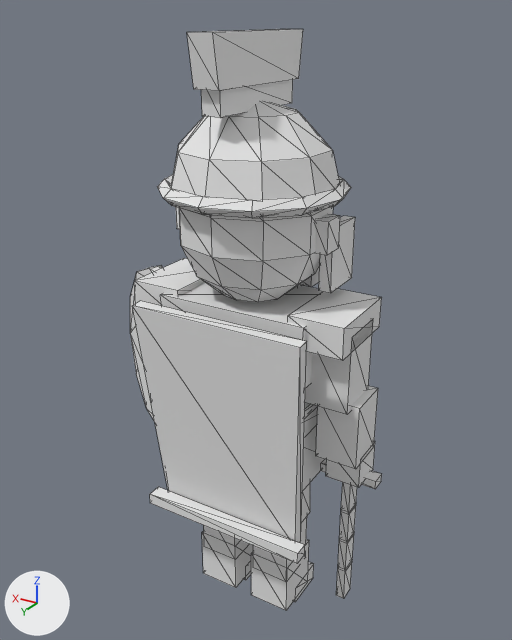
What one commit did to the glTF model sample_project/assets/3d/units/byzantines/swordsman.glb.
Camera for both pictures: a 50 mm lens placed at (-1.107, 1.834, 2.04), pointed at (0.041, -0.08, 1.083). Every picture has the same lights, and +X, +Y and +Z are marked at lower left. The older version comes first. Mesh edges are drawn as thin lines. Vertices at exactly the same position are counted once.

Before the edit, the objects in view are built like this:
```python
me_body = bpy.data.meshes.new('Body')
me_body.from_pydata(...)  # 509 vertices, 834 faces; spans x -0.45..0.67, y -0.29..0.29, z 0.0..2.0
me_body.materials.append(mat_pe_unitpalette)  # white #e7e7e7
ob_body = bpy.data.objects.new('Body', me_body)
ob_body.location = (0.0, 0.0, 0.0)
```
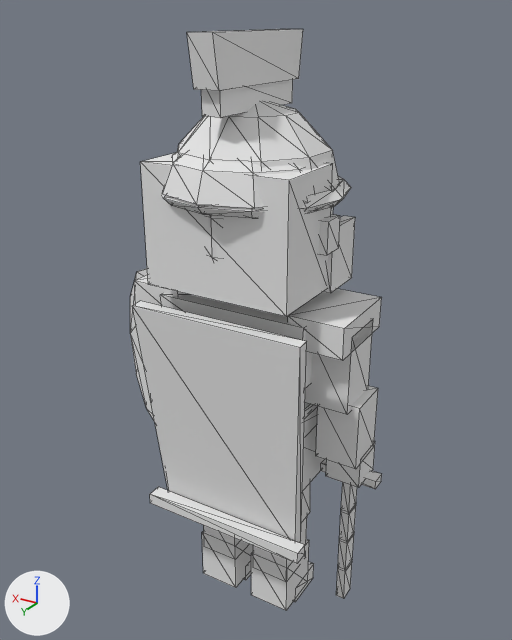
Pixel boxes (x1, y1, x2, y2) of what changed, in the pictures (512 x 640 px):
part 1 of me_body, added
    after: (140, 153, 333, 317)
part 2 of me_body, added
    after: (162, 152, 304, 208)

The change, as a diff of the scene's bpy script:
```diff
--- a/sample_project/assets/3d/units/byzantines/swordsman.glb.py
+++ b/sample_project/assets/3d/units/byzantines/swordsman.glb.py
@@ me_body @@
 # used by ob_body; location = (0.0, 0.0, 0.0)
-me_body.from_pydata(...)  # 509 vertices, 834 faces; spans x -0.45..0.67, y -0.29..0.29, z 0.0..2.0
+me_body.from_pydata(...)  # 548 vertices, 904 faces; spans x -0.45..0.67, y -0.29..0.3, z 0.0..2.0
+# me_body part 1: a new loose piece, a box spanning x -0.25..0.25, y -0.03..0.23, z 1.27..1.65, in mat_pe_unitpalette (white #e7e7e7)
+# me_body part 2: the loose piece of 31 vertices spanning x -0.26..0.26, y -0.27..0.27, z 1.54..1.82 is copied, and the copy is scaled about its middle by (0.963, 0.926, 0.607), then moved by (0.0, 0.05, -0.03); it spans x -0.25..0.25, y -0.2..0.3, z 1.57..1.74
+# other edits to the shape of me_body do not show in these pictures
 me_body.materials.append(mat_pe_unitpalette)
```
